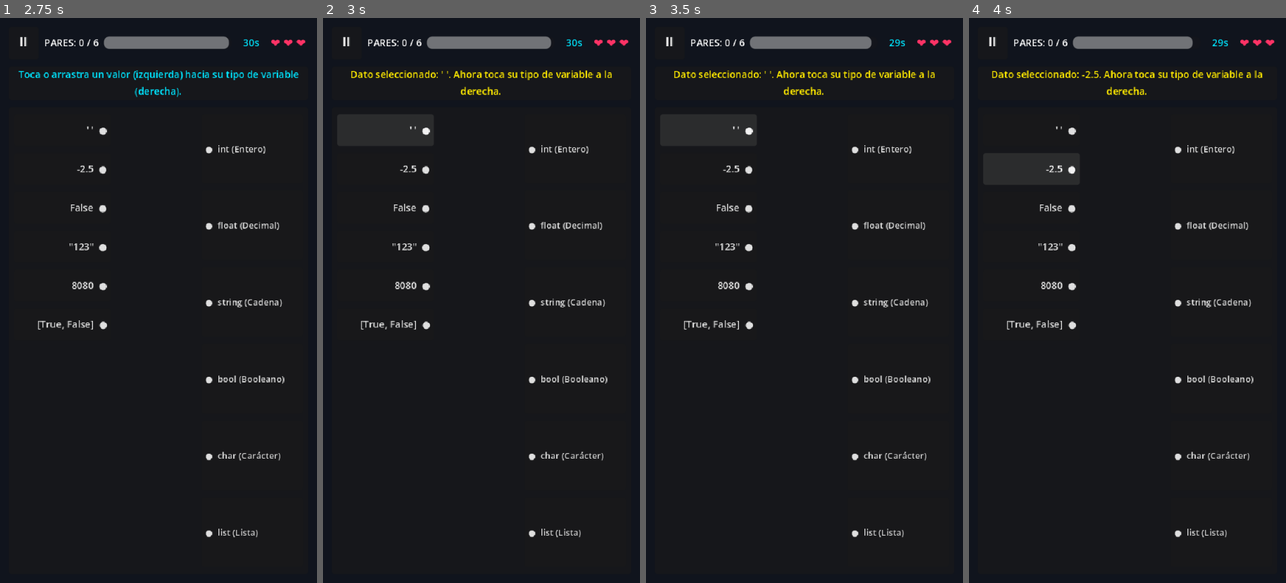
Above: before the commit, frames 1-4 (left to right).
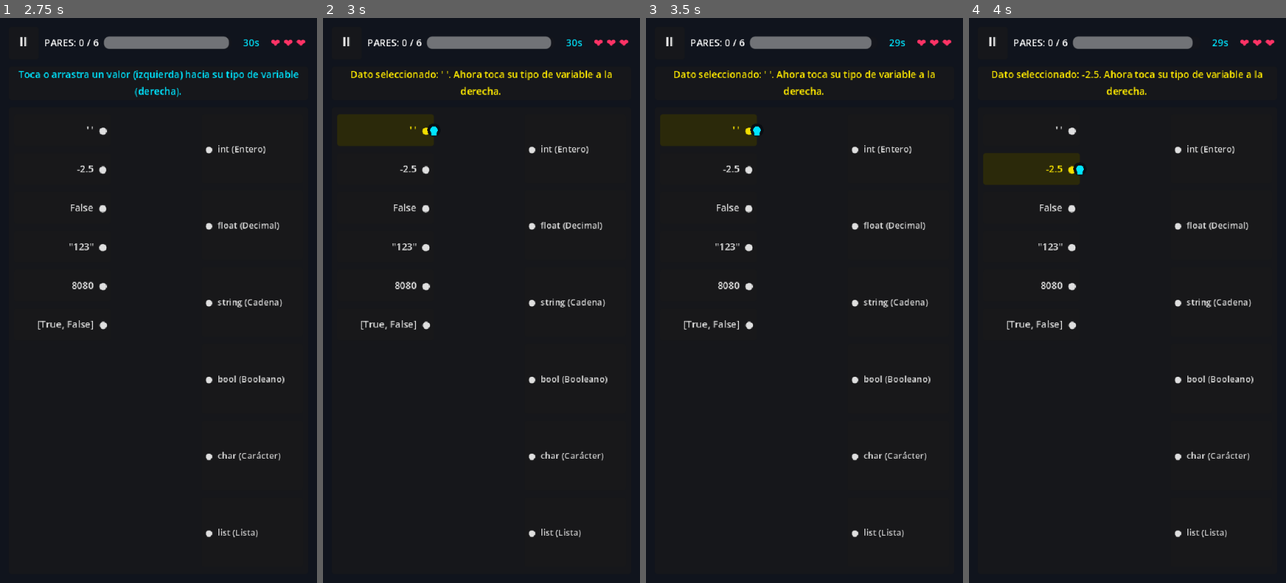
Above: after the commit, the same moments.

Repository: Bijou91/Morelosoft-International-Solutions
Game: Godot game, scene res://scenes/minigames/programacion/datadrop/DataDrop.tscn
Two runs of this game, one before a commit and one after it. Both use one fixed random seed, a clock stepped at 60 frames per second and the inputs below. This scene is started directly instead of the project's main scene.
Inputs:
- Up to frame 1 (2.75 s): click "CONECTAR TERMINAL" at 0.5 s; click "⏸" at 1.25 s; click "Reiniciar Nivel" at 2 s
- Up to frame 2 (3 s): click "' ' ●" at 2.75 s
- Up to frame 3 (3.5 s): no input
- Up to frame 4 (4 s): click "-2.5 ●" at 3.5 s

Frame 1 is identical in both runs. In frame 2, 1.7% of the frame differs, in the area x 4-37%, y 17-23%; in frame 3, 1.7%; in frame 4, 1.7%, in the area x 4-37%, y 23-30%.

Commit message:
fix(datadrop): corregir retención de nodos huérfanos y colisión de nombres al reiniciar nivel

Diff:
--- a/pixeling/scenes/minigames/programacion/datadrop/DataDrop.gd
+++ b/pixeling/scenes/minigames/programacion/datadrop/DataDrop.gd
@@ -24,6 +24,8 @@
 var selected_source_index: int = -1
 var is_dragging: bool = false
 var drag_current_pos: Vector2 = Vector2.ZERO
+var left_buttons: Array[Button] = []
+var right_buttons: Dictionary = {} # String (tipo) -> Button
 
 var max_lives: int = 3
 var current_lives: int = 3
@@ -56,6 +58,7 @@
 
 # Referencias del Tablero
 @onready var board_panel: Panel = $ScreenGame/VBox/BoardSection/BoardPanel
+@onready var left_scroll: ScrollContainer = $ScreenGame/VBox/BoardSection/BoardPanel/HBox/LeftScroll
 @onready var left_container: VBoxContainer = $ScreenGame/VBox/BoardSection/BoardPanel/HBox/LeftScroll/LeftColumn
 @onready var right_container: VBoxContainer = $ScreenGame/VBox/BoardSection/BoardPanel/HBox/RightColumn
 @onready var cable_canvas: Control = $ScreenGame/VBox/BoardSection/BoardPanel/CableCanvas
@@ -124,6 +127,17 @@
 		if mb.button_index == MOUSE_BUTTON_LEFT and not mb.pressed:
 			if is_dragging and selected_source_index >= 0:
 				_handle_drop_release(mb.global_position)
+
+	elif event is InputEventScreenDrag:
+		if is_dragging or selected_source_index >= 0:
+			drag_current_pos = _to_canvas_local(event.position)
+			cable_canvas.queue_redraw()
+
+	elif event is InputEventScreenTouch:
+		var st: InputEventScreenTouch = event
+		if not st.pressed:
+			if is_dragging and selected_source_index >= 0:
+				_handle_drop_release(st.position)
 
 func _to_canvas_local(global_pos: Vector2) -> Vector2:
 	return cable_canvas.get_global_transform().affine_inverse() * global_pos
@@ -189,6 +203,7 @@
 	is_game_paused = false
 	selected_source_index = -1
 	is_dragging = false
+	drag_current_pos = Vector2.ZERO
 	completed_connections.clear()
 	error_flash_timer = 0.0
 
@@ -205,9 +220,14 @@
 
 func _build_board_ui() -> void:
 	for child in left_container.get_children():
+		left_container.remove_child(child)
 		child.queue_free()
 	for child in right_container.get_children():
+		right_container.remove_child(child)
 		child.queue_free()
+
+	left_buttons.clear()
+	right_buttons.clear()
 
 	# Columna izquierda: Valores literales ("Dato")
 	for i in range(round_pairs.size()):
@@ -224,6 +244,7 @@
 		btn.button_down.connect(func(): _on_left_port_down(idx))
 		btn.pressed.connect(func(): _on_left_port_clicked(idx))
 		left_container.add_child(btn)
+		left_buttons.append(btn)
 
 	# Columna derecha: 6 Tipos de variable requeridos (int, float, string, bool, char, list)
 	for type_info in DataDropQuestions.ALL_TYPES:
@@ -242,7 +263,9 @@
 		var t_name: String = type_info.type
 		btn.pressed.connect(func(): _on_right_port_clicked(t_name))
 		right_container.add_child(btn)
-
+		right_buttons[type_info.type] = btn
+
+	left_scroll.scroll_vertical = 0
 	cable_canvas.queue_redraw()
 
 func _on_left_port_down(index: int) -> void:
@@ -272,22 +295,22 @@
 		return
 
 	# Comprobar si se soltó sobre algún botón receptor
-	for child in right_container.get_children():
-		var btn := child as Button
-		if btn and btn.get_global_rect().has_point(global_drop_pos):
-			var target_type: String = btn.name.replace("RightPort_", "")
-			_verify_connection(selected_source_index, target_type)
+	for t_name in right_buttons:
+		var btn: Button = right_buttons[t_name]
+		if is_instance_valid(btn) and btn.get_global_rect().has_point(global_drop_pos):
+			_verify_connection(selected_source_index, t_name)
 			selected_source_index = -1
 			_highlight_left_buttons()
 			cable_canvas.queue_redraw()
 			return
 
 	# Si se soltó sobre el mismo botón izquierdo de origen, mantenerlo seleccionado para modo clic
-	var left_btn: Button = left_container.get_node_or_null("LeftPort_%d" % selected_source_index)
-	if left_btn and left_btn.get_global_rect().has_point(global_drop_pos):
-		# No cancelar: se mantiene seleccionado
-		cable_canvas.queue_redraw()
-		return
+	if selected_source_index >= 0 and selected_source_index < left_buttons.size():
+		var left_btn: Button = left_buttons[selected_source_index]
+		if is_instance_valid(left_btn) and left_btn.get_global_rect().has_point(global_drop_pos):
+			# No cancelar: se mantiene seleccionado
+			cable_canvas.queue_redraw()
+			return
 
 	# FA-02.02: Si se soltó en la zona intermedia entre contenedores, se retrae sin penalización
 	AudioManager.play_click()
@@ -313,16 +336,18 @@
 
 ## FN-03: Verifica correspondencia lógica entre valor y tipo
 func _verify_connection(left_index: int, target_type: String) -> void:
-	if left_index < 0 or left_index >= round_pairs.size():
+	if left_index < 0 or left_index >= round_pairs.size() or left_index >= left_buttons.size():
+		return
+	if not right_buttons.has(target_type):
 		return
 
 	var item: Dictionary = round_pairs[left_index]
 	var is_correct: bool = (item.type == target_type)
 
-	var left_btn: Button = left_container.get_node_or_null("LeftPort_%d" % left_index)
-	var right_btn: Button = right_container.get_node_or_null("RightPort_%s" % target_type)
-
-	if not left_btn or not right_btn:
+	var left_btn: Button = left_buttons[left_index]
+	var right_btn: Button = right_buttons[target_type]
+
+	if not is_instance_valid(left_btn) or not is_instance_valid(right_btn):
 		return
 
 	if is_correct:
@@ -385,18 +410,19 @@
 	return false
 
 func _highlight_left_buttons() -> void:
-	for i in range(round_pairs.size()):
-		var btn: Button = left_container.get_node_or_null("LeftPort_%d" % i)
-		if btn and not btn.disabled:
+	for i in range(left_buttons.size()):
+		var btn: Button = left_buttons[i]
+		if is_instance_valid(btn) and not btn.disabled:
 			if i == selected_source_index:
 				btn.modulate = Color("ffea00")
 			else:
 				btn.modulate = Color.WHITE
 
 func _get_left_port_pos(index: int) -> Vector2:
-	var btn: Button = left_container.get_node_or_null("LeftPort_%d" % index)
-	if btn:
-		return _to_canvas_local(btn.global_position + Vector2(btn.size.x, btn.size.y * 0.5))
+	if index >= 0 and index < left_buttons.size():
+		var btn: Button = left_buttons[index]
+		if is_instance_valid(btn):
+			return _to_canvas_local(btn.global_position + Vector2(btn.size.x, btn.size.y * 0.5))
 	return Vector2.ZERO
 
 ## Renderizado de cables garantizado sobre CableCanvas
